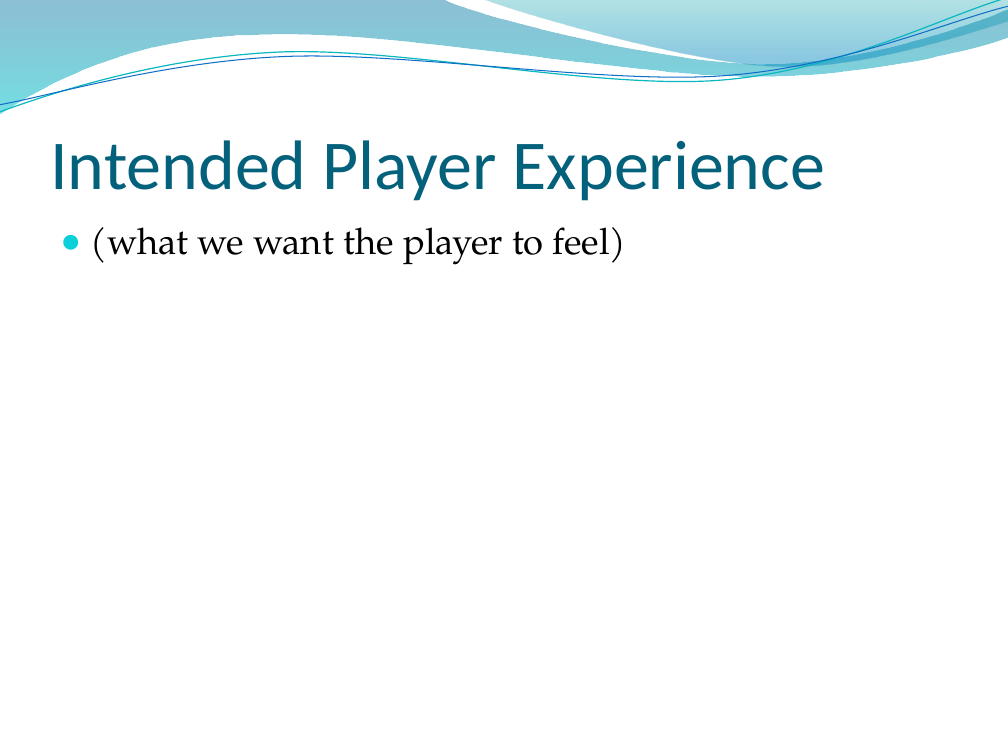
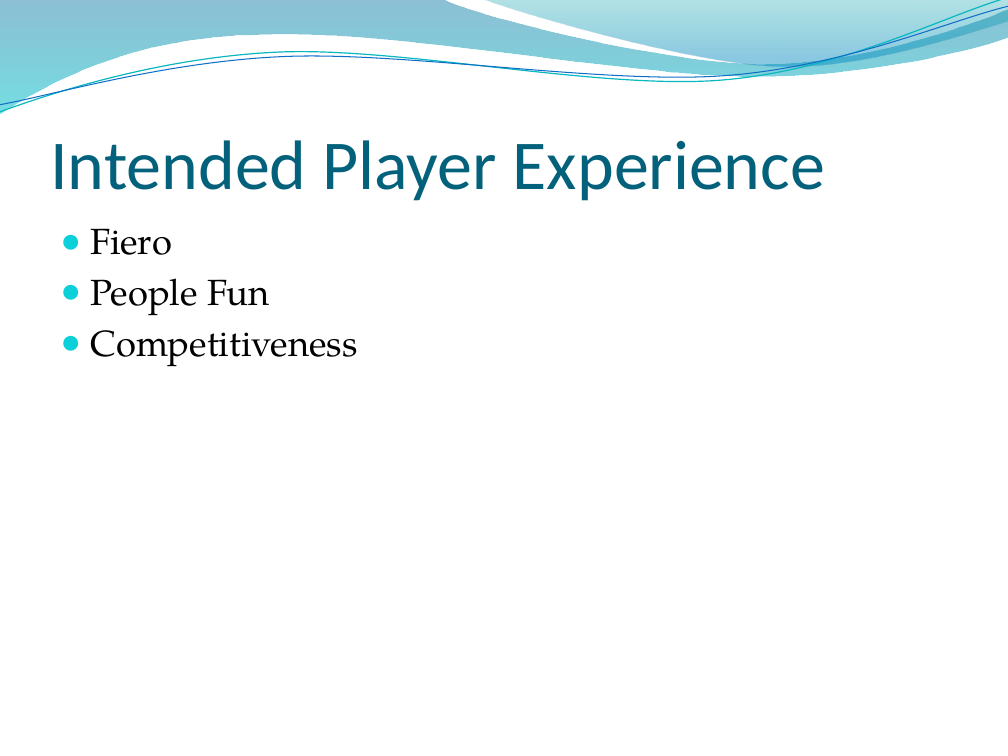
Before and after one commit to UoSGamesGroups/second-semester-s2-group-20, a slide deck: slide 7 of Presentations/Pitch 1 Presentation.pptx (slide 6 before the commit). Drawn at 1008x756 pixels with LibreOffice and Linux fonts; fonts in the diff are those of the drawing; background and template pictures are left out. Boxes give left, top, right and bottom in pixels: in the first picture for what was removed or moved away, otherwise in the second. Text is boxed around its words. In the diff, an @@ line names an element or a change of style, - is before the commit and + after.

```diff
--- a/Presentations/Pitch 1 Presentation.pptx
+++ b/Presentations/Pitch 1 Presentation.pptx
@@ text at box(91, 228, 358, 367): text changed @@
-● (what we want the player to feel)
+● Fiero
+● People Fun
+● Competitiveness
```
Also in this commit, not shown: 5 other slides changed, 5 slides added, 5 slides removed.
